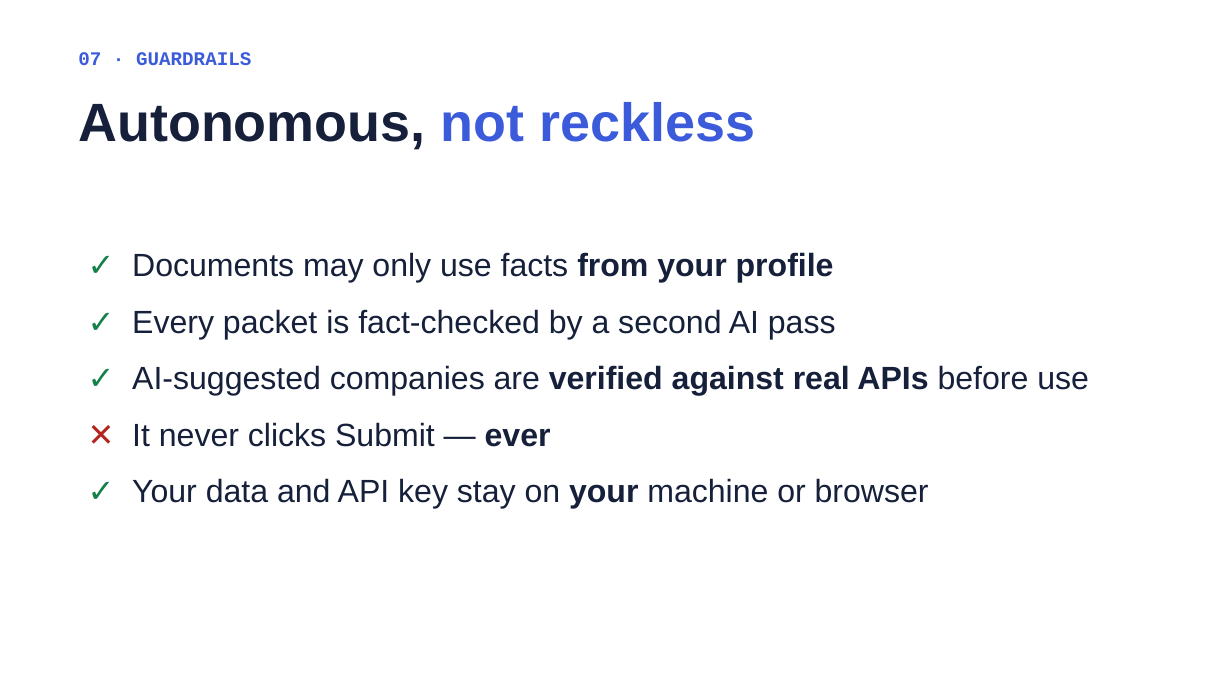
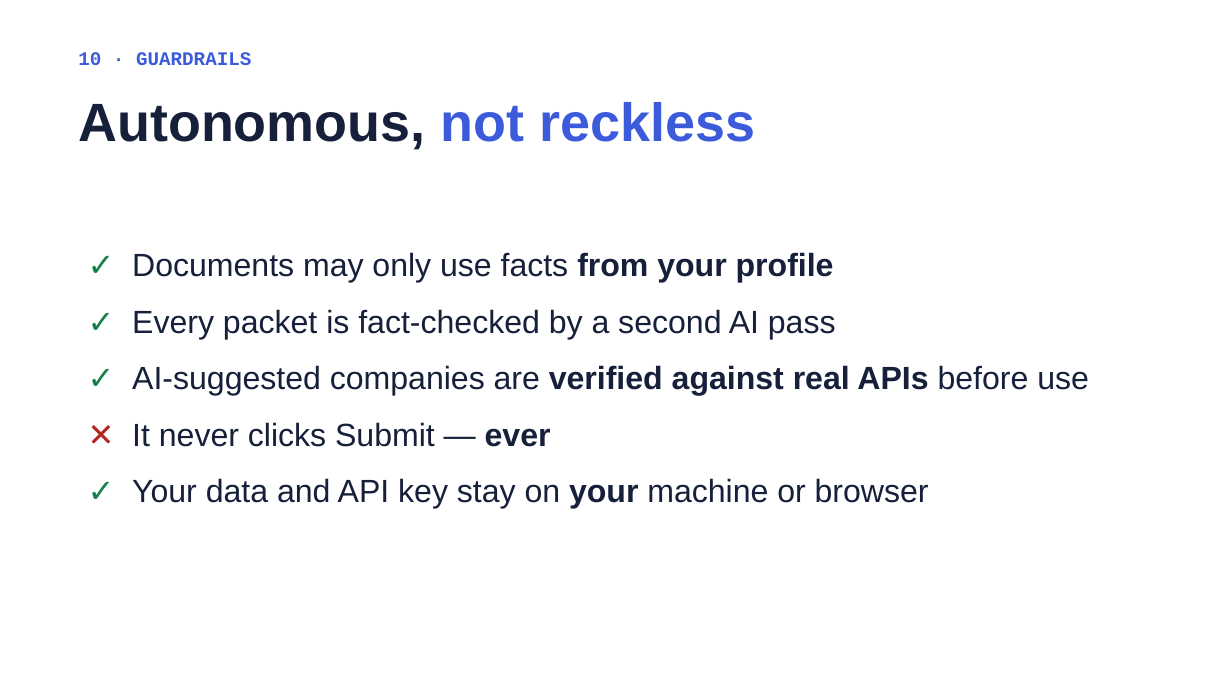
Before and after one commit to DavidZeff1/agent, a slide deck: slide 29 of presentation/Job Agent Presentation.pptx (slide 19 before the commit). Drawn at 1232x693 pixels with LibreOffice and Linux fonts; fonts in the diff are those of the drawing. Boxes give left, top, right and bottom in pixels: in the first picture for what was removed or moved away, otherwise in the second. Text is boxed around its words. In the diff, an @@ line names an element or a change of style, - is before the commit and + after.

```diff
--- a/presentation/Job Agent Presentation.pptx
+++ b/presentation/Job Agent Presentation.pptx
@@ text at (78, 52, 251, 65): text changed @@
-07 · GUARDRAILS
+10 · GUARDRAILS
```
Also in this commit, not shown: 15 other slides changed, 13 slides added, 2 other files.
